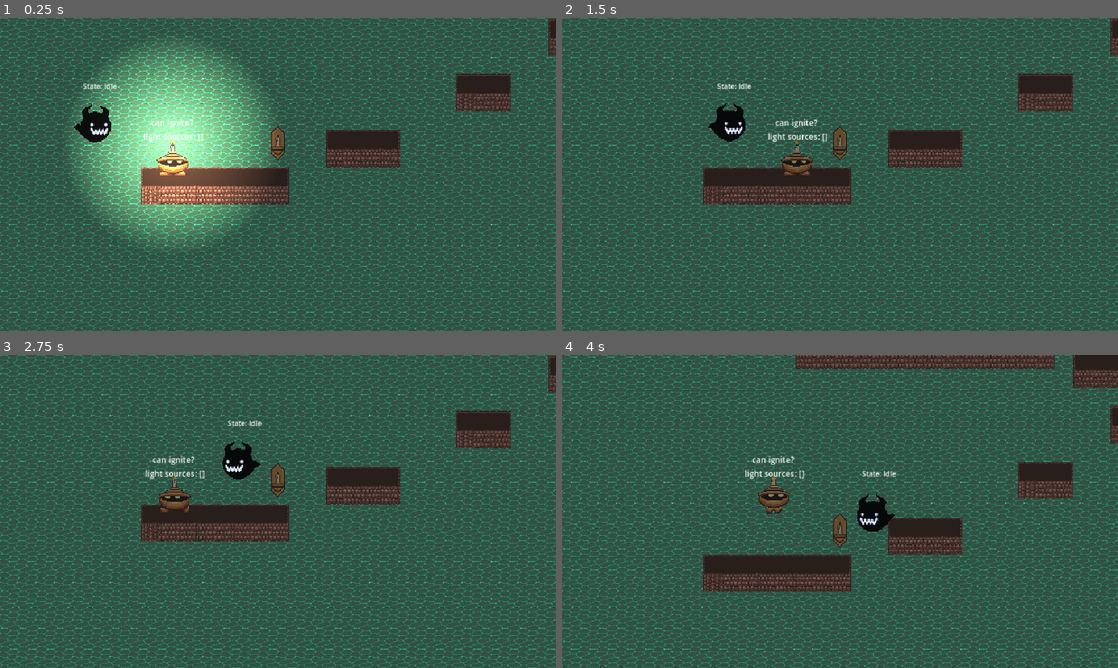
Above: before the commit, frames 1-4 (two rows, left to right).
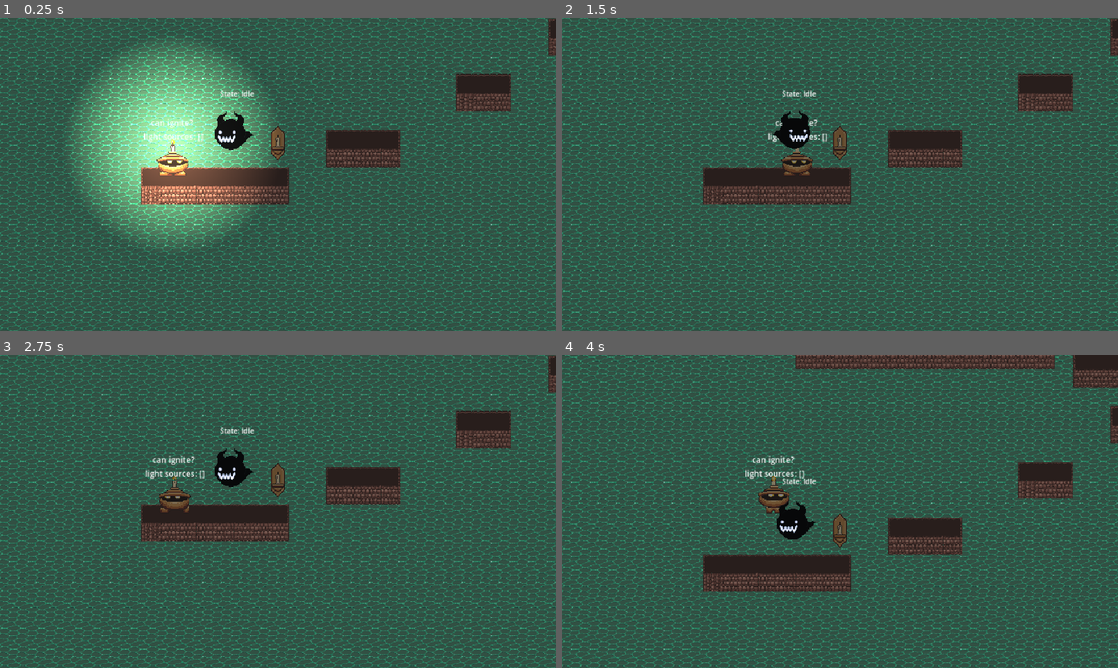
Above: after the commit, the same moments.

Repository: Clique33/Indie-Game-Clinic-2026
Game: Godot game, scene res://tests/test.tscn
Two runs of this game, one before a commit and one after it. Both use one fixed random seed, a clock stepped at 60 frames per second and the inputs below.
Inputs (mouse positions are in pixels of both pictures, inside the frame that each line leads up to):
- Up to frame 1 (0.25 s): no input
- Up to frame 2 (1.5 s): tap Enter (turn_on) at 0.5 s; move the mouse to (962, 158) at 0.52 s; hold D (walk_right) 0.53-1.25 s; tap J (shoot_flame) at 0.6 s; click (962, 158) at 0.67 s; tap Space (jump) at 0.77 s; drag from (728, 190) to (795, 143) at 1.27 s
- Up to frame 3 (2.75 s): move the mouse to (333, 442) at 2.02 s; hold A (walk_left) from 2.03 s (still down); tap Backspace at 2.1 s
- Up to frame 4 (4 s): release A (walk_left) at 2.75 s; drag from (812, 574) to (801, 461) at 2.77 s; move the mouse to (1006, 558) at 3.52 s; hold D (walk_right) from 3.53 s (still down); tap C at 3.6 s; tap Space (jump) at 3.77 s

The runs differ from the first frame. In frame 1, 1.2% of the frame differs, in the area x 13-46%, y 20-43%; in frame 2, 1.2%; in frame 3, 0.7%; in frame 4, 1.2%, in the area x 38-61%, y 37-59%.

Commit message:
enemy goes to idle

Diff:
--- a/indie-game-clinic-2026/entities/enemies/enemy.gd
+++ b/indie-game-clinic-2026/entities/enemies/enemy.gd
@@ -13,6 +13,14 @@
 
 
 @export var player : Player
+@export var back_to_idle_speed : float = 200
+@export var attack_speed : float = 200
+@export var run_away_speed : float = 200
+
+
+var initial_position : Vector2
+var direction_vector : Vector2
+var current_speed : float
 
 
 @onready var sprite: AnimatedSprite2D = $Sprite
@@ -22,10 +30,16 @@
 @onready var state_machine_player: StateMachinePlayer = $StateMachineManager/StateMachinePlayer
 
 
+func _ready() -> void:
+	initial_position = global_position
+	direction_vector = Vector2.ZERO
+	current_speed = back_to_idle_speed
+
+
 func _physics_process(_delta: float) -> void:
 	if player:
 		look_to(is_right())
-	velocity = Vector2.RIGHT*100
+	velocity = direction_vector*current_speed
 	move_and_slide()
 
 
@@ -45,6 +59,8 @@
 
 func run_away_from(danger : Lamp) -> void:
 	state_machine_player.set_trigger("light_within_range")
+	direction_vector = danger.global_position.direction_to(global_position)
+	current_speed = run_away_speed
 
 
 func stop_running_away_from(_danger : Lamp) -> void:
--- a/indie-game-clinic-2026/entities/enemies/enemy.tscn
+++ b/indie-game-clinic-2026/entities/enemies/enemy.tscn
@@ -277,6 +277,18 @@
 "player_is_dimming": SubResource("Resource_3udgd")
 }
 
+[sub_resource type="Resource" id="Resource_712qu"]
+script = ExtResource("8_vabdn")
+name = "light_within_range"
+
+[sub_resource type="Resource" id="Resource_6ak4d"]
+script = ExtResource("7_3udgd")
+from = "GoingBackToIdle"
+to = "RunningAway"
+conditions = {
+"light_within_range": SubResource("Resource_712qu")
+}
+
 [sub_resource type="Resource" id="Resource_rag6w"]
 script = ExtResource("8_vabdn")
 name = "player_is_vulnerable"
@@ -351,7 +363,8 @@
 },
 "GoingBackToIdle": {
 "Idle": SubResource("Resource_21xsh"),
-"PlayerBecameVulnerable": SubResource("Resource_vabdn")
+"PlayerBecameVulnerable": SubResource("Resource_vabdn"),
+"RunningAway": SubResource("Resource_6ak4d")
 },
 "Idle": {
 "PlayerBecameVulnerable": SubResource("Resource_sb13e"),
--- a/indie-game-clinic-2026/entities/enemies/state_machines/state_machine_manager.gd
+++ b/indie-game-clinic-2026/entities/enemies/state_machines/state_machine_manager.gd
@@ -1,11 +1,25 @@
 extends Node
 
 
+var current_state : String
 
 
-func _on_state_machine_player_transited(_from: Variant, _to: Variant) -> void:
-	pass # Replace with function body.
+@onready var state_machine_player: StateMachinePlayer = $StateMachinePlayer
+@onready var parent : Enemy = get_parent()
 
 
-func _on_state_machine_player_updated(_state: Variant, _delta: Variant) -> void:
-	pass # Replace with function body.
+func _on_state_machine_player_transited(_from: Variant, to: Variant) -> void:
+	current_state = to
+	match to:
+		"GoingBackToIdle":
+			parent.direction_vector = parent.global_position.direction_to(parent.initial_position)
+			parent.current_speed = parent.back_to_idle_speed
+
+
+func _on_state_machine_player_updated(state: Variant, _delta: Variant) -> void:
+	match state:
+		"GoingBackToIdle":
+			if abs(parent.global_position.distance_to(parent.initial_position)) < 10:
+				parent.global_position = parent.initial_position
+				parent.direction_vector = Vector2.ZERO
+				state_machine_player.set_trigger("back_to_initial_pos")
--- a/indie-game-clinic-2026/tests/test.tscn
+++ b/indie-game-clinic-2026/tests/test.tscn
@@ -30,7 +30,7 @@
 
 [node name="Enemy" parent="Enemies" unique_id=785337415 node_paths=PackedStringArray("player") instance=ExtResource("5_uofsi")]
 z_index = 3
-position = Vector2(-111.95532, 555.4415)
+position = Vector2(150.0127, 568.4103)
 player = NodePath("../../Player")
 
 [node name="DirectionalLight2D" type="DirectionalLight2D" parent="." unique_id=2140322039]
